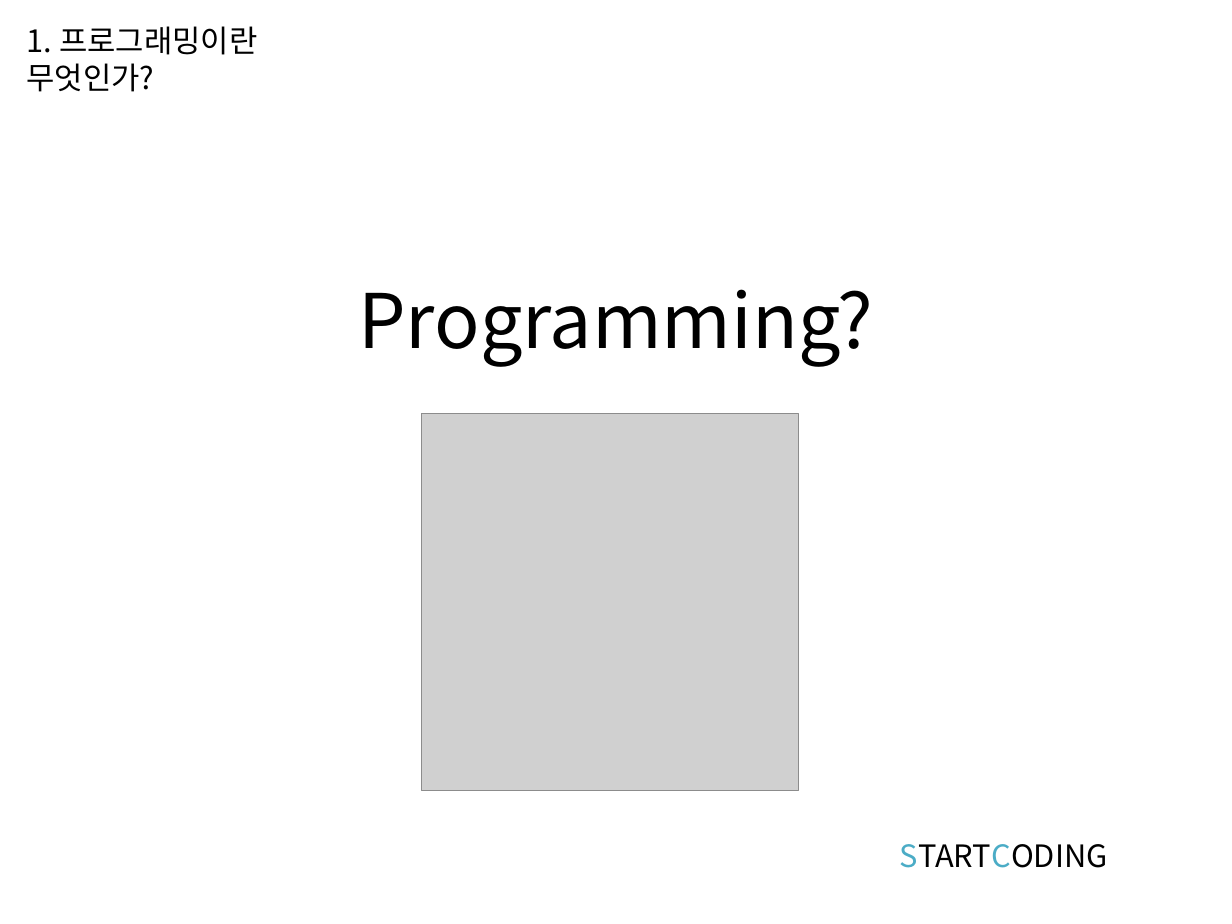
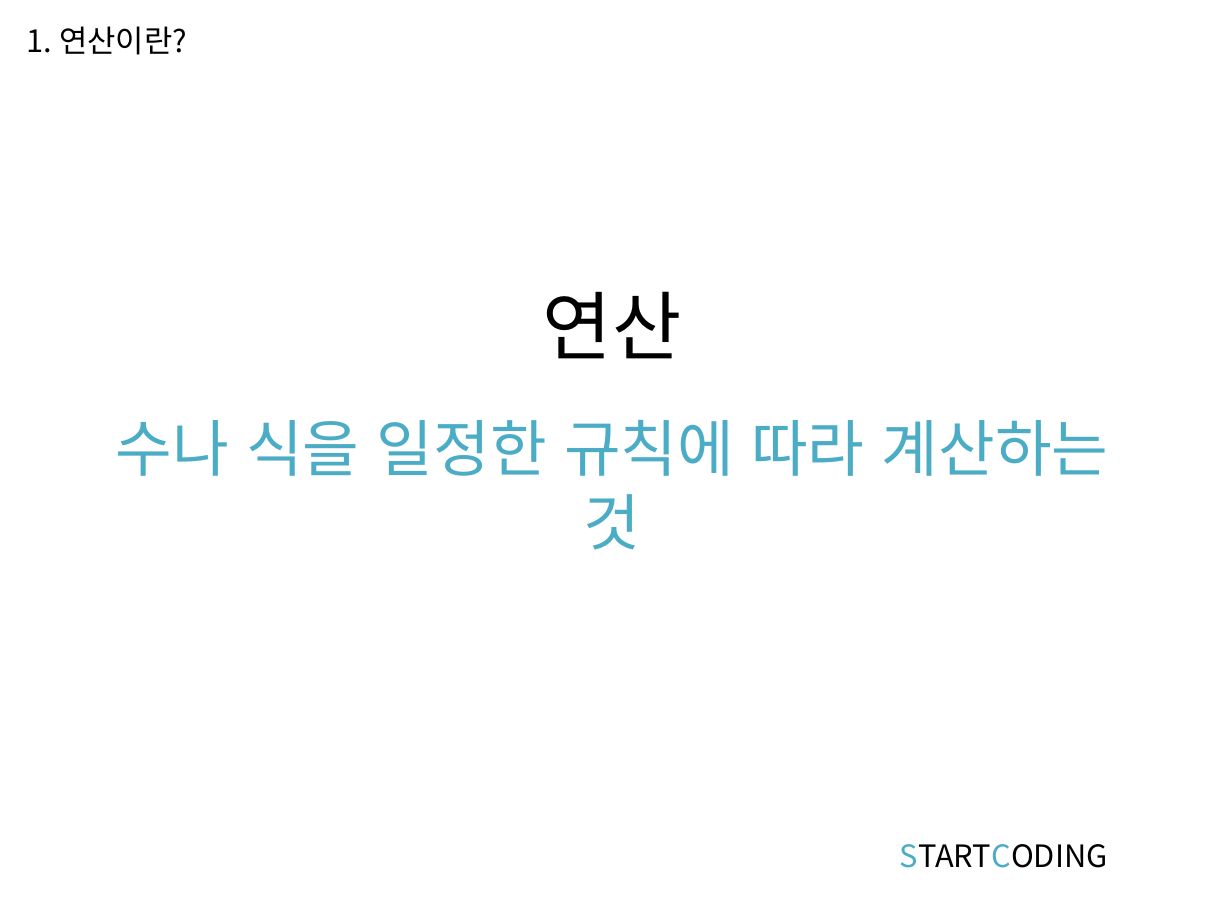
Before and after one commit to kwonkijun/python, a slide deck: slide 3 of 파이썬기초(PPT)/파이썬 기초 3강_연산과 연산자.pptx. Drawn at 1232x924 pixels with LibreOffice and Linux fonts; fonts in the diff are those of the drawing; grey boxes stand for pictures. Boxes give left, top, right and bottom in pixels: in the first picture for what was removed or moved away, otherwise in the second. Text is boxed around its words. In the diff, an @@ line names an element or a change of style, - is before the commit and + after.

```diff
--- a/파이썬기초(PPT)/파이썬 기초 3강_연산과 연산자.pptx
+++ b/파이썬기초(PPT)/파이썬 기초 3강_연산과 연산자.pptx
@@ text at bbox=[27, 26, 187, 55]: text changed @@
-1. 프로그래밍이란 무엇인가?
+1. 연산이란?
@@ title at bbox=[543, 291, 682, 359]: text changed @@
-Programming?
+연산
@@ picture removed at bbox=[421, 414, 798, 791] @@
@@ text added at bbox=[116, 420, 1109, 550], 36 pt, text #4BACC6 @@
+수나 식을 일정한 규칙에 따라 계산하는 것
```
Also in this commit, not shown: 1 other slide changed, 13 slides added, 13 slides removed, 6 other files.
